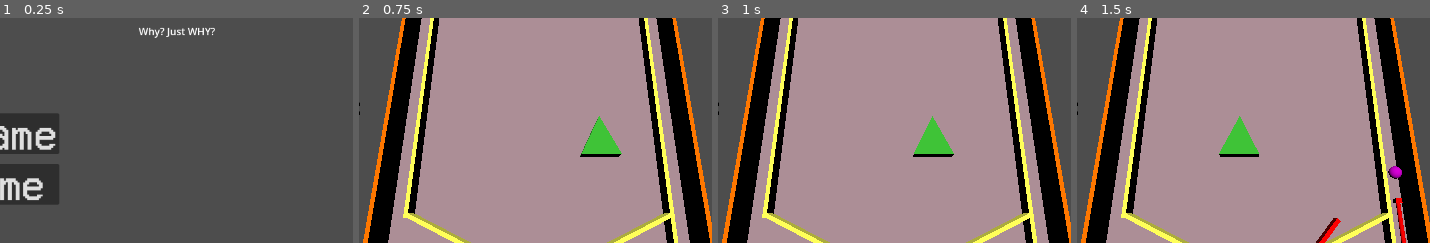
Above: before the commit, frames 1-4 (left to right).
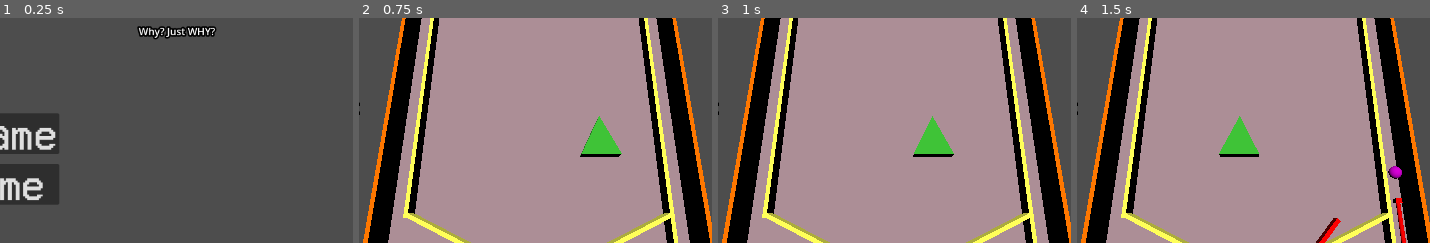
Above: after the commit, the same moments.

Repository: DrOtter3000/chaospinball
Game: Godot game, scene res://menu.tscn
The game is run twice, just before and just after one commit, with the same random seed, the same clock (stepped at 60 frames per second) and the same inputs.
Inputs:
- Up to frame 1 (0.25 s): no input
- Up to frame 2 (0.75 s): click "Start Game" at 0.5 s
- Up to frame 3 (1 s): no input
- Up to frame 4 (1.5 s): tap Enter (newball) at 1.25 s; hold D (right) from 1.28 s (still down); hold Space (fire) from 1.28 s (still down)
The pictures show only the part of the screen within x 26-76%, y 26-76%; the shares and areas given below are measured in that part.

The runs differ from the first frame. In frame 1, 0.8% of the frame differs, in the area x 38-62%, y 3-10%; in frame 2, nothing differs; in frame 3, nothing differs; in frame 4, nothing differs.

Commit message:
add ohno sounds

Diff:
--- a/game.tscn
+++ b/game.tscn
@@ -12,7 +12,7 @@
 newBall = ExtResource("2_nb2sy")
 
 [node name="DirectionalLight3D" type="DirectionalLight3D" parent="."]
-transform = Transform3D(1, 0, 0, 0, -0.452793, 0.891616, 0, -0.891616, -0.452793, 0, 3.47943, -1.33161)
+transform = Transform3D(1, 0, 0, 0, -0.452793, 0.891616, 0, -0.891616, -0.452793, 0, 121.799, -61.6484)
 
 [node name="Camera3D" type="Camera3D" parent="."]
 transform = Transform3D(-1, -7.16126e-08, 5.01436e-08, -2.8919e-08, 0.812256, 0.583301, -8.25011e-08, 0.583301, -0.812256, 0, 36.5571, -78.452)
--- a/machine.gd
+++ b/machine.gd
@@ -3,6 +3,7 @@
 
 @export var newParticles :PackedScene
 var warp_array = ["res://SFX/Warp_Sounds/Warp_1.mp3", "res://SFX/Warp_Sounds/Warp_2.mp3", "res://SFX/Warp_Sounds/Warp_3.mp3", "res://SFX/Warp_Sounds/Warp_4.mp3", "res://SFX/Warp_Sounds/Warp_5.mp3", "res://SFX/Warp_Sounds/Warp_6.mp3"]
+var ohno_array = ["res://SFX/OhNo_Sounds/OhNo_1.mp3", "res://SFX/OhNo_Sounds/OhNo_2.mp3", "res://SFX/OhNo_Sounds/OhNo_3.mp3", "res://SFX/OhNo_Sounds/OhNo_4.mp3", "res://SFX/OhNo_Sounds/OhNo_5.mp3", "res://SFX/OhNo_Sounds/OhNo_6.mp3", "res://SFX/OhNo_Sounds/OhNo_7.mp3"]
 
 
 func _process(delta):
@@ -11,10 +12,13 @@
 
 
 func _on_ball_lost_area_body_entered(body):
+	var random_ohno = ohno_array[randi_range(0, ohno_array.size() -1)]
 	if body.is_in_group("Ball"):
 		Gamemanager.balls -= 1
 		print(Gamemanager.balls)
 		body.queue_free()
+		$AudioStreamPlayer.stream = load(random_ohno)
+		$AudioStreamPlayer.play()
 
 
 func _on_area_3d_body_entered(body):
--- a/menu.tscn
+++ b/menu.tscn
@@ -38,6 +38,8 @@
 offset_top = 200.0
 offset_right = 1272.0
 offset_bottom = 226.0
+theme_override_colors/font_outline_color = Color(0, 0, 0, 1)
+theme_override_constants/outline_size = 10
 text = "Chaos can be boring too... and boring can be annoying too"
 horizontal_alignment = 1
 
Not shown, added: SFX/OhNo_Sounds/OhNo_1.mp3.import
Not shown, added: SFX/OhNo_Sounds/OhNo_2.mp3.import
Not shown, added: SFX/OhNo_Sounds/OhNo_3.mp3.import
Not shown, added: SFX/OhNo_Sounds/OhNo_4.mp3.import
Not shown, added: SFX/OhNo_Sounds/OhNo_5.mp3.import
Not shown, added: SFX/OhNo_Sounds/OhNo_6.mp3.import
Not shown, added: SFX/OhNo_Sounds/OhNo_7.mp3.import
Not shown, added: SFX/OhNo_Sounds/OhNo_1.mp3
Not shown, added: SFX/OhNo_Sounds/OhNo_2.mp3
Not shown, added: SFX/OhNo_Sounds/OhNo_3.mp3
Not shown, added: SFX/OhNo_Sounds/OhNo_4.mp3
Not shown, added: SFX/OhNo_Sounds/OhNo_5.mp3
(and 2 more such lines)
